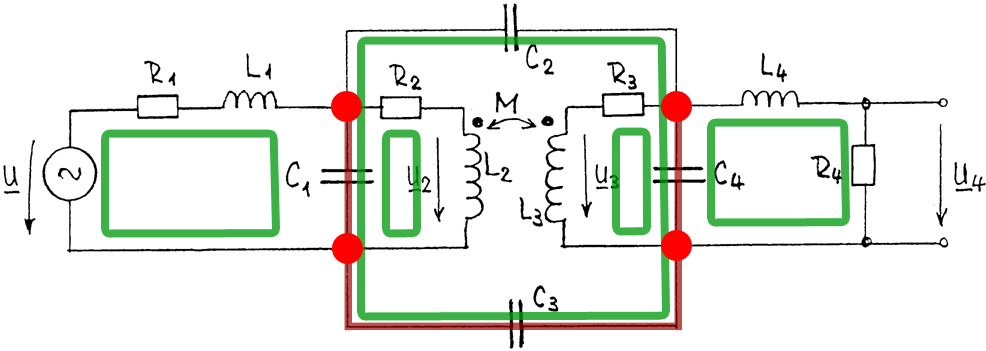
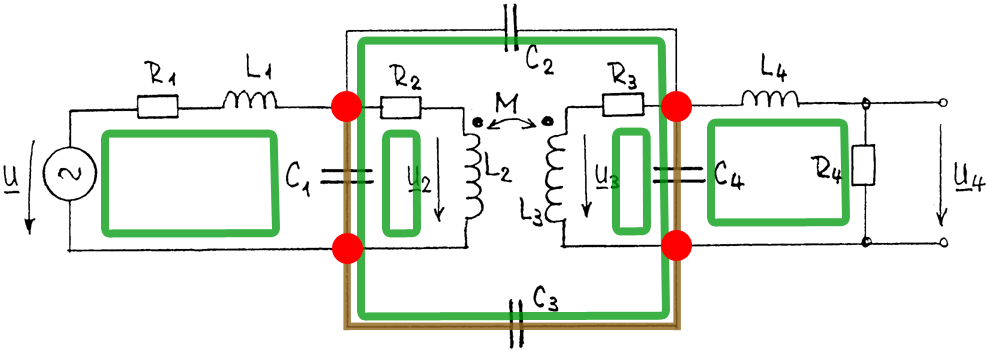
Layer changes from the first 986px x 351px image to the second:
"Form 2": opacity 68% → 82%, painted on it over [343, 121, 682, 331]
